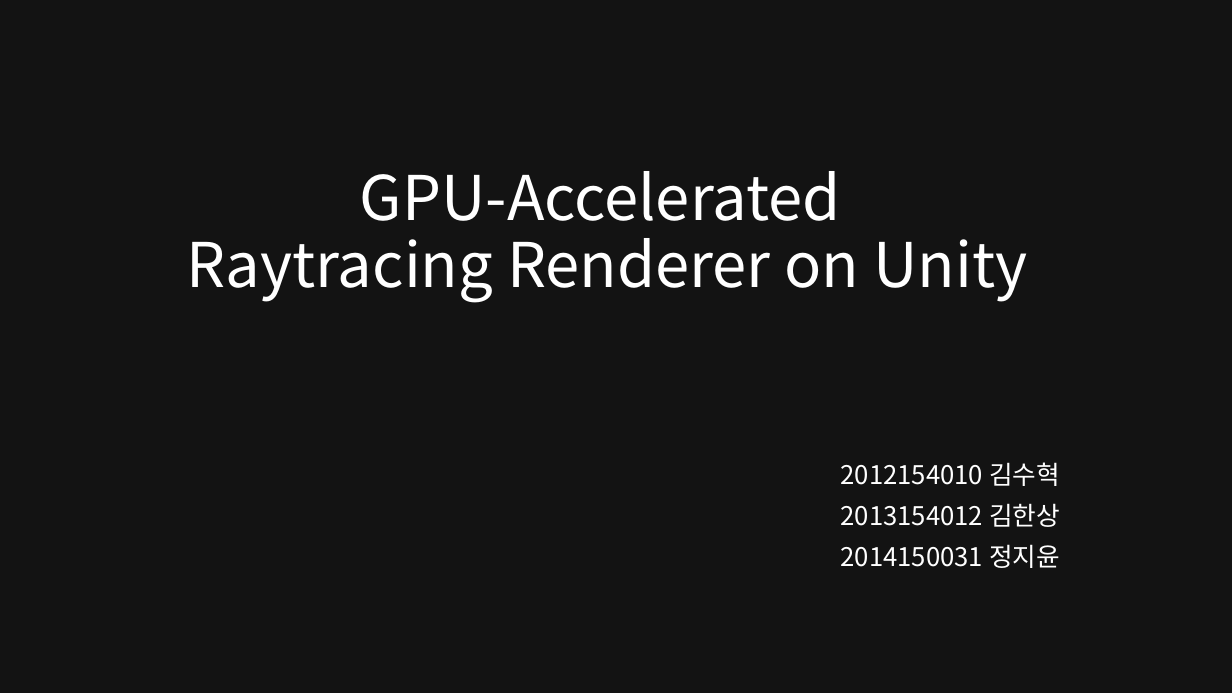
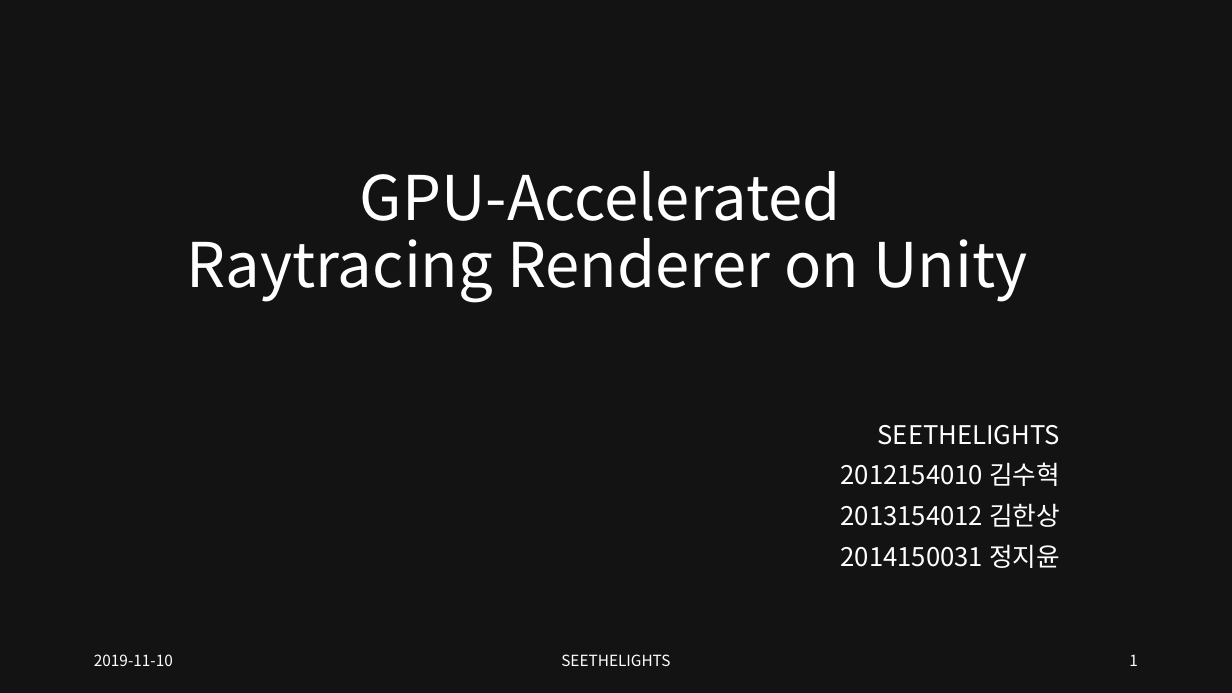
Before and after one commit to SEETHELGIHT/CapstonePlanning, a slide deck: slide 1 of doc/GPU-Accelerated_Ray_Tracing.pptx. Drawn at 1232x693 pixels with LibreOffice and Linux fonts; fonts in the diff are those of the drawing. Boxes give left, top, right and bottom in pixels: in the first picture for what was removed or moved away, otherwise in the second. Text is boxed around its words. In the diff, an @@ line names an element or a change of style, - is before the commit and + after.

```diff
--- a/doc/GPU-Accelerated_Ray_Tracing.pptx
+++ b/doc/GPU-Accelerated_Ray_Tracing.pptx
@@ subtitle at bbox=[878, 425, 1060, 445]: paragraph added @@
+SEETHELIGHTS
@@ text added at bbox=[94, 654, 173, 666], 12 pt, text #FFFFFF @@
+2019-11-10
@@ text added at bbox=[561, 654, 670, 666], 12 pt, text #FFFFFF @@
+SEETHELIGHTS
@@ page number added at bbox=[1129, 654, 1138, 666], 12 pt, text #FFFFFF @@
+1
```
Also in this commit, not shown: 15 other slides changed, 1 slide added, 5 slides removed.
